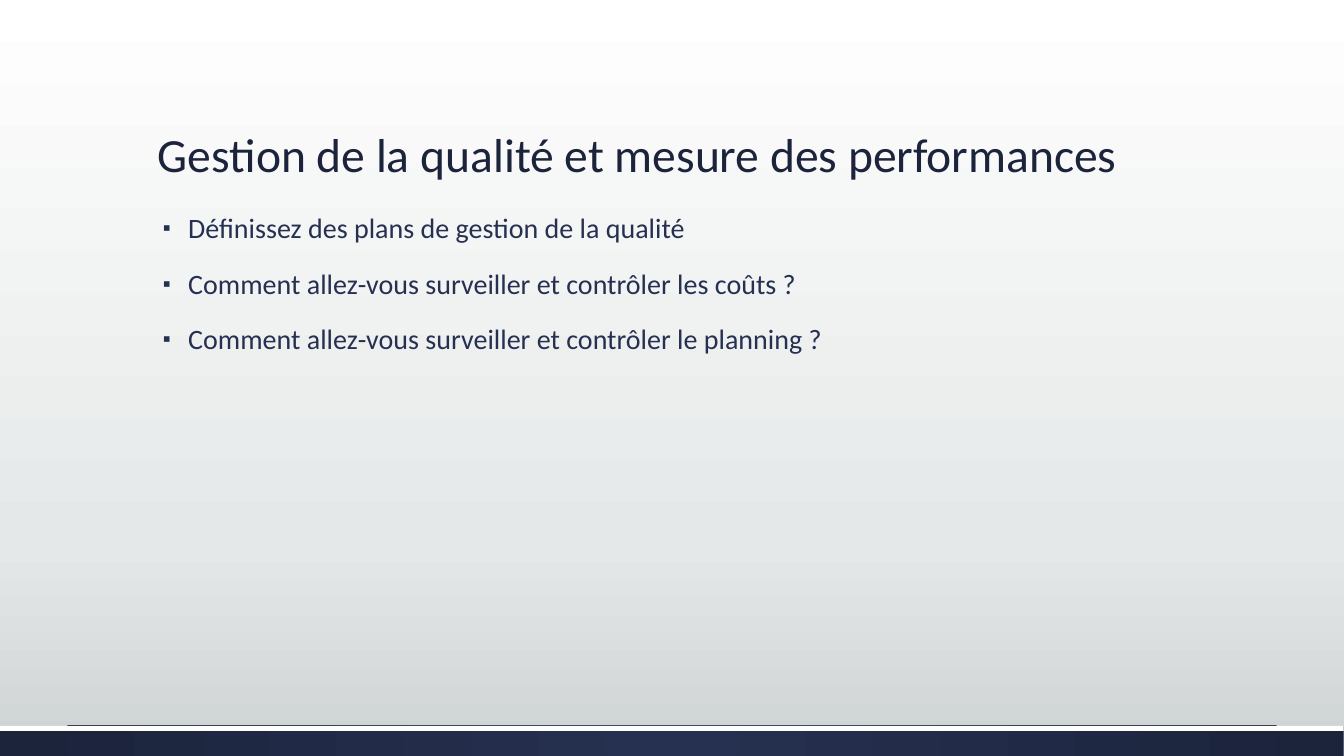
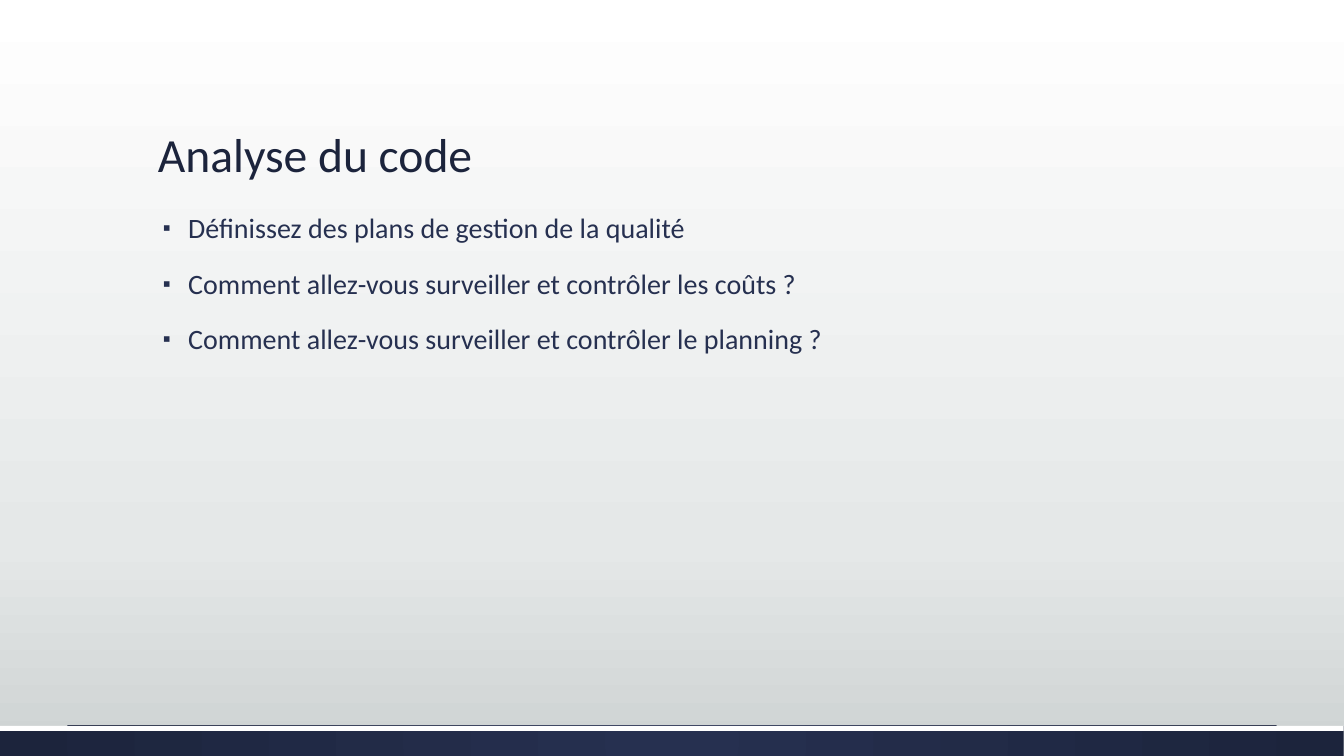
Before and after one commit to Lvoy/PROJET, a slide deck: slide 13 of production/documentation/Projet GesProj2.pptx. Drawn at 1344x756 pixels with LibreOffice and Linux fonts; fonts in the diff are those of the drawing. Boxes give left, top, right and bottom in pixels: in the first picture for what was removed or moved away, otherwise in the second. Text is boxed around its words. In the diff, an @@ line names an element or a change of style, - is before the commit and + after.

```diff
--- a/production/documentation/Projet GesProj2.pptx
+++ b/production/documentation/Projet GesProj2.pptx
@@ title at box(158, 139, 472, 180): text changed @@
-Gestion de la qualité et mesure des performances
+Analyse du code
```
Also in this commit, not shown: 5 other slides changed, 8 slides added, 8 slides removed.
